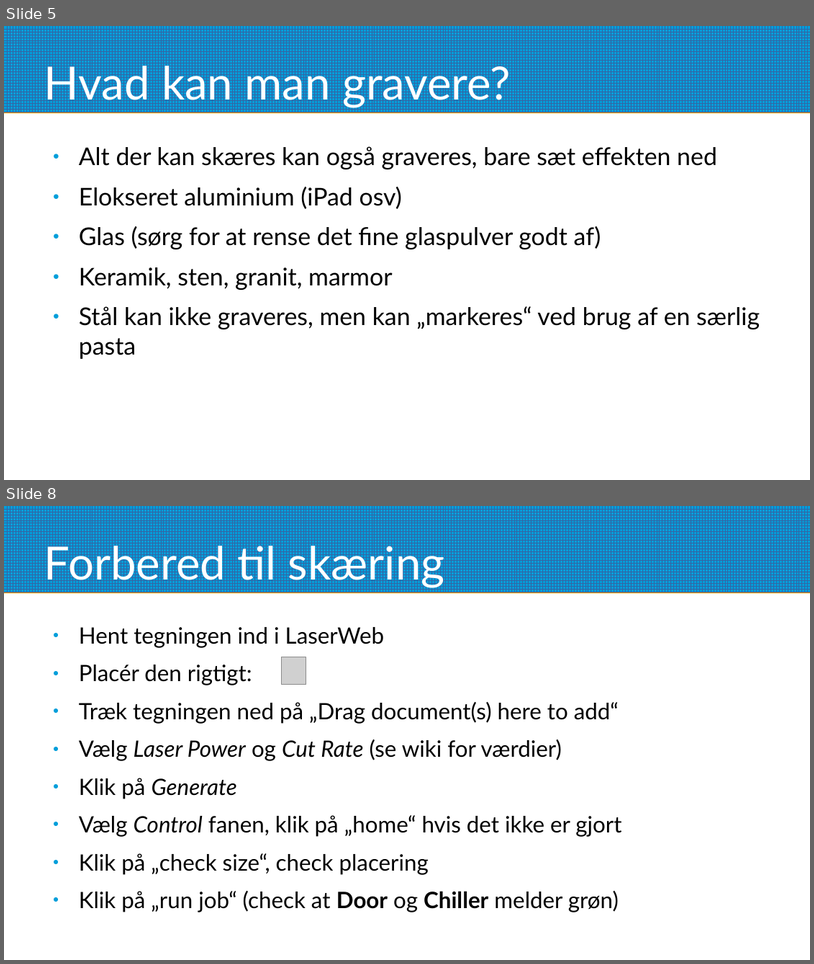
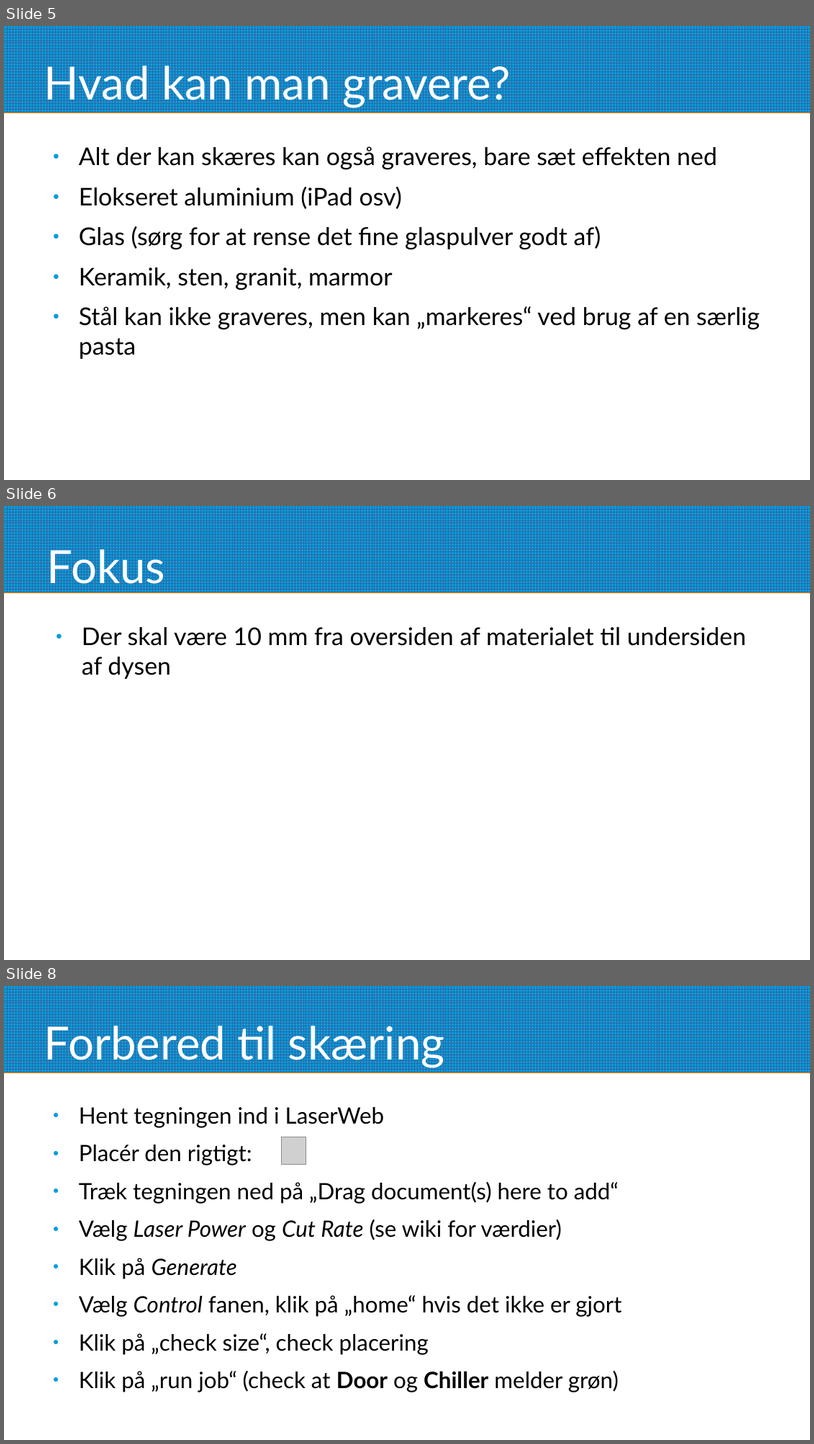
Before and after one commit to Hal9k-dk/lasersaur, a slide deck: intro/lasersaurintro.odp. Shown one above the other, each under a label of ours: slides 5 and 8 before the commit, slides 5, 6 and 8 after it; the slides between them are not shown. The pictures are 814x964 and 814x1444 pixels, drawn with LibreOffice and Linux fonts; fonts in the diff are those of the drawing; grey boxes stand for pictures. Boxes give left, top, right and bottom in pixels: in the first picture for what was removed or moved away, otherwise in the second. Text is boxed around its words. In the diff, an @@ line names an element or a change of style, - is before the commit and + after.

```diff
--- a/intro/lasersaurintro.odp
+++ b/intro/lasersaurintro.odp
@@ slide 6 added at [4, 506, 810, 960], background #FFFFFF; not listed: 1 template element that a slide beside it also shows @@
@@ title added at [47, 543, 165, 592], 45 pt, text #FFFFFF @@
+Fokus
@@ text added at [82, 627, 746, 679], 24 pt, text #000000 @@
+● Der skal være 10 mm fra oversiden af materialet til undersiden af dysen
```
Also in this commit, not shown: 3 slides changed.
